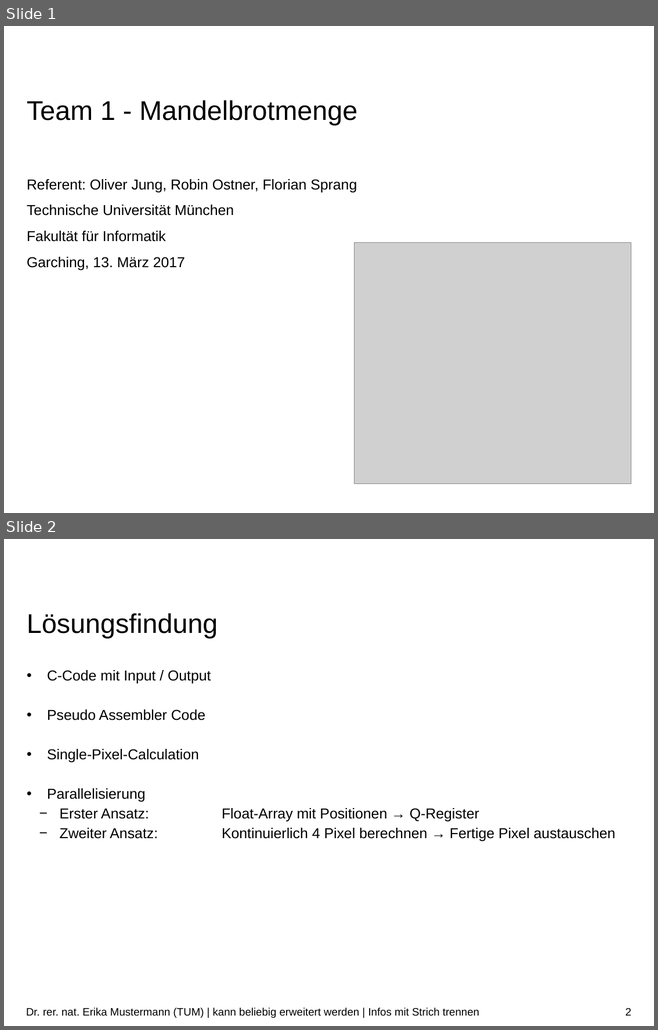
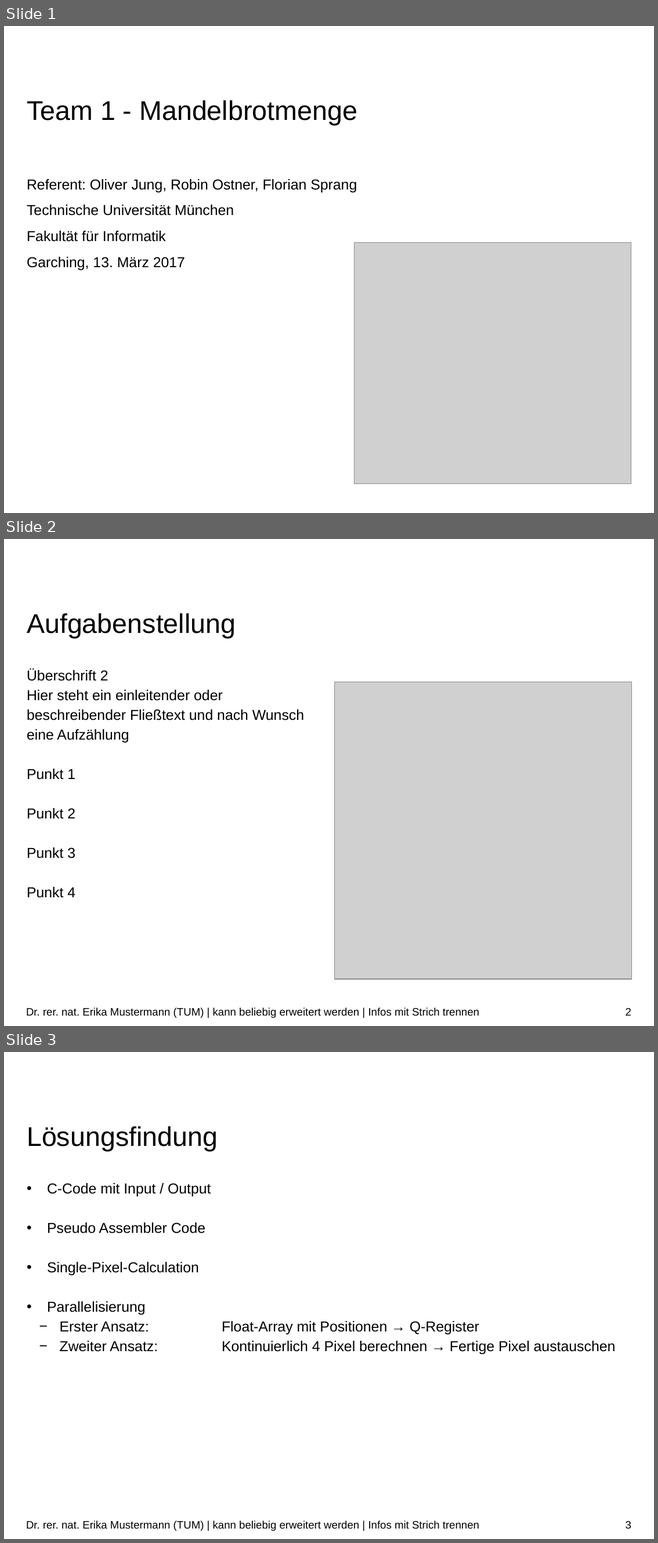
Before and after one commit to RobinOstner/IMGe, a slide deck: Präsentation.pptx. Shown one above the other, each under a label of ours: slides 1 and 2 before the commit, slides 1, 2 and 3 after it. The pictures are 658x1030 and 658x1543 pixels, drawn with LibreOffice and Linux fonts; fonts in the diff are those of the drawing; grey boxes stand for pictures; background and template pictures are left out. Boxes give left, top, right and bottom in pixels: in the first picture for what was removed or moved away, otherwise in the second. Text is boxed around its words. In the diff, an @@ line names an element or a change of style, - is before the commit and + after.

```diff
--- a/Präsentation.pptx
+++ b/Präsentation.pptx
@@ slide 2 added at [4, 539, 654, 1026], background #FFFFFF @@
@@ title added at [27, 613, 235, 638], 30 pt, text #000000 @@
+Aufgabenstellung
@@ text added at [27, 669, 304, 898], 16 pt, text #000000 @@
+Überschrift 2
+Hier steht ein einleitender oder beschreibender Fließtext und nach Wunsch eine Aufzählung
+Punkt 1
+Punkt 2
+Punkt 3
+Punkt 4
@@ picture added at [334, 682, 631, 979] @@
@@ text added at [26, 1008, 479, 1018], 12 pt, text #000000 @@
+Dr. rer. nat. Erika Mustermann (TUM) | kann beliebig erweitert werden | Infos mit Strich trennen
@@ page number added at [625, 1008, 631, 1016], 12 pt, text #000000 @@
+2
@@ what was slide 2 is now slide 3 @@
@@ page number at [625, 1521, 631, 1529]: text changed @@
-2
+3
```
Also in this commit, not shown: 1 slide changed, 5 other files.
